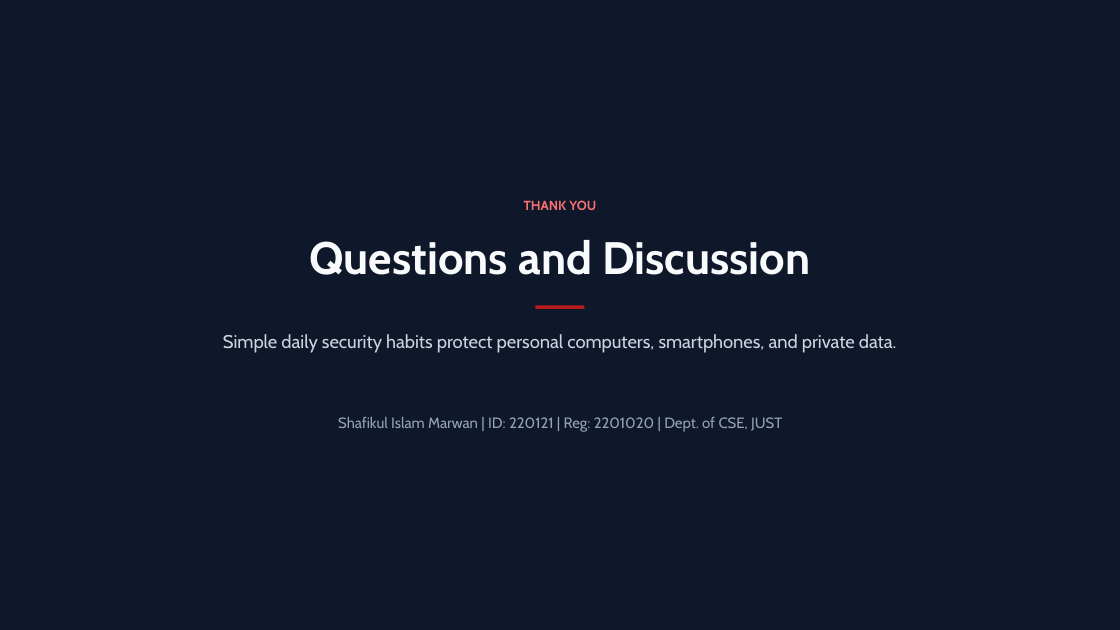
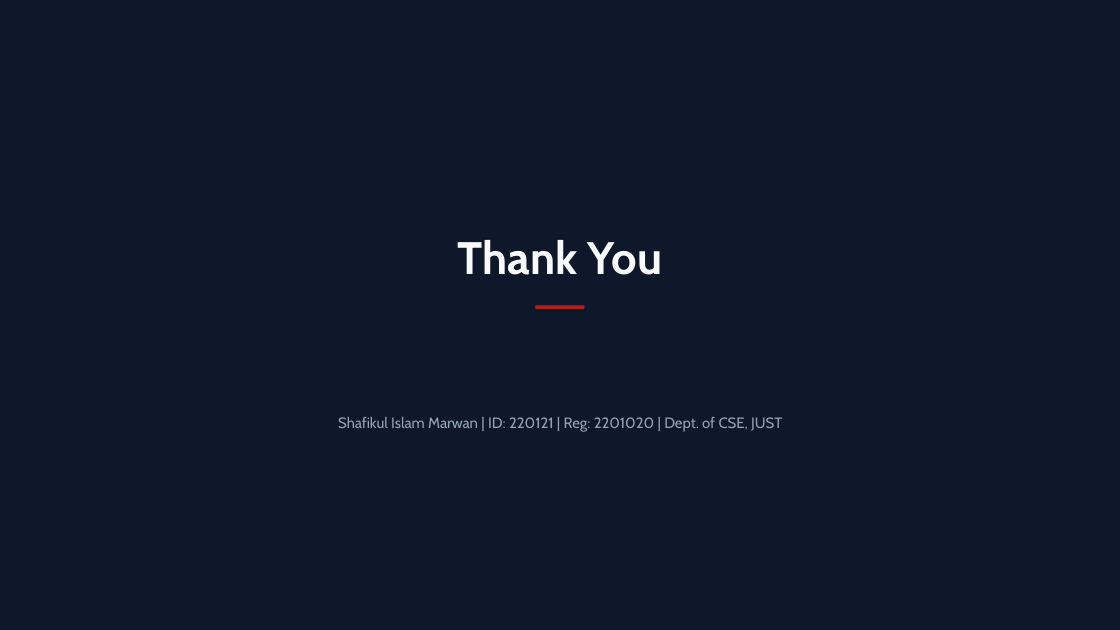
Before and after one commit to Marwanthe0/CSE, a slide deck: slide 12 of Fourth Year/4-1/Computer Security/Endpoint, Malware and Device Security.pptx. Drawn at 1120x630 pixels with LibreOffice and Linux fonts; fonts in the diff are those of the drawing. Boxes give left, top, right and bottom in pixels: in the first picture for what was removed or moved away, otherwise in the second. Text is boxed around its words. In the diff, an @@ line names an element or a change of style, - is before the commit and + after.

```diff
--- a/Fourth Year/4-1/Computer Security/Endpoint, Malware and Device Security.pptx
+++ b/Fourth Year/4-1/Computer Security/Endpoint, Malware and Device Security.pptx
@@ text removed at <box>309,240,810,275</box> @@
-Questions and Discussion
@@ text at <box>458,240,662,275</box>: text changed; size 11.2 to 39 pt; text colour #F87171 to #F8FAFC @@
-THANK YOU
+Thank You
@@ text removed at <box>223,334,896,352</box> @@
-Simple daily security habits protect personal computers, smartphones, and private data.
```
Also in this commit, not shown: 1 slide removed.
